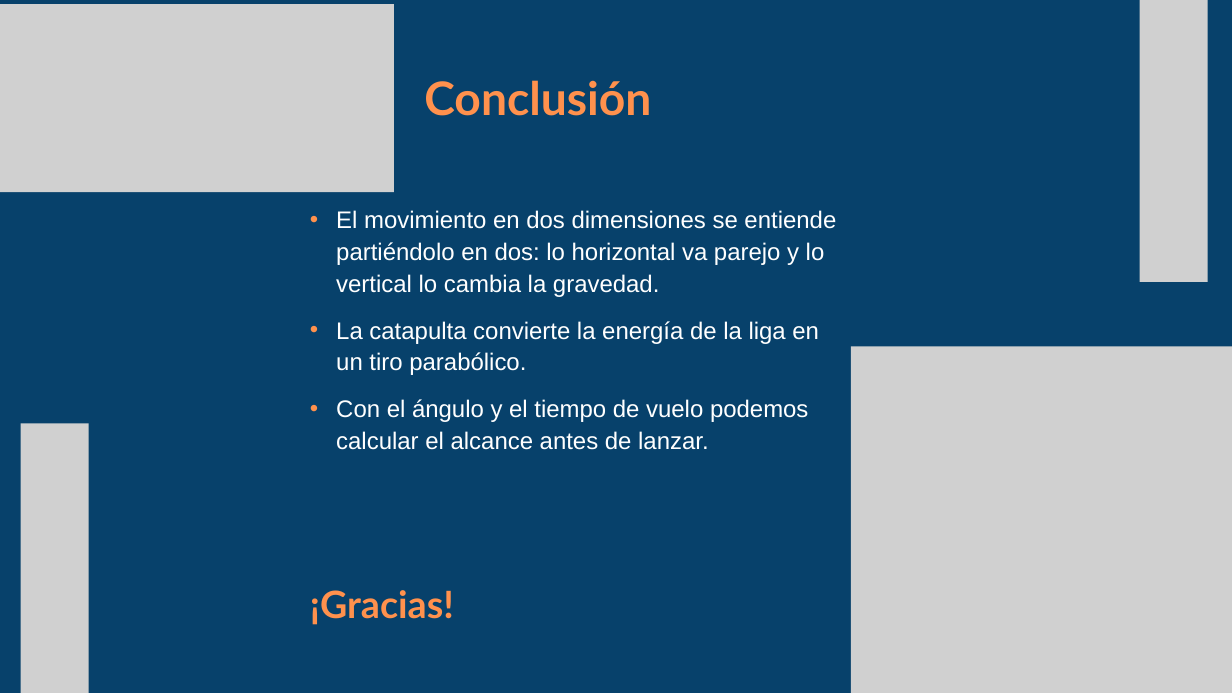
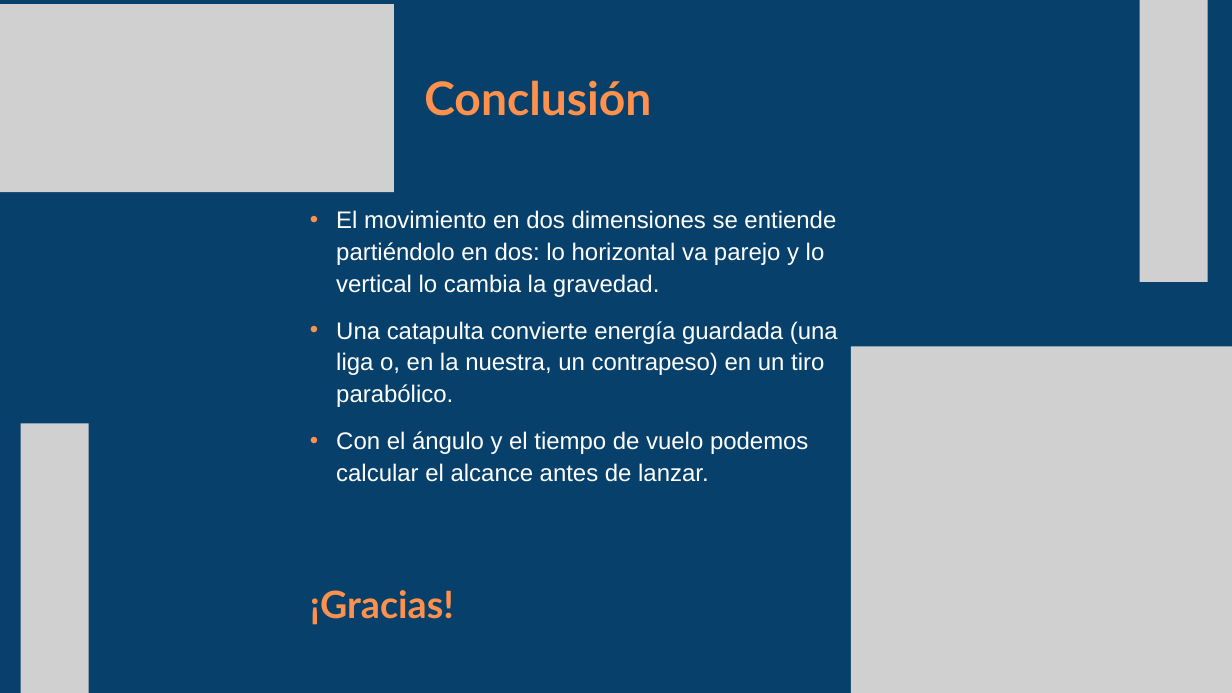
Before and after one commit to ejercitopalomazi9111-arch/mazi-central, a slide deck: slide 14 of escuela/fisica-catapulta/Fisica-catapulta.pptx (slide 12 before the commit). Drawn at 1232x693 pixels with LibreOffice and Linux fonts; fonts in the diff are those of the drawing; grey boxes stand for pictures. Boxes give left, top, right and bottom in pixels: in the first picture for what was removed or moved away, otherwise in the second. Text is boxed around its words. In the diff, an @@ line names an element or a change of style, - is before the commit and + after.

```diff
--- a/escuela/fisica-catapulta/Fisica-catapulta.pptx
+++ b/escuela/fisica-catapulta/Fisica-catapulta.pptx
@@ text at (336,321,838,407): text changed @@
-• La catapulta convierte la energía de la liga en un tiro parabólico.
+• Una catapulta convierte energía guardada (una liga o, en la nuestra, un contrapeso) en un tiro parabólico.
```
Also in this commit, not shown: 3 other slides changed, 2 slides added, 15 other files.
